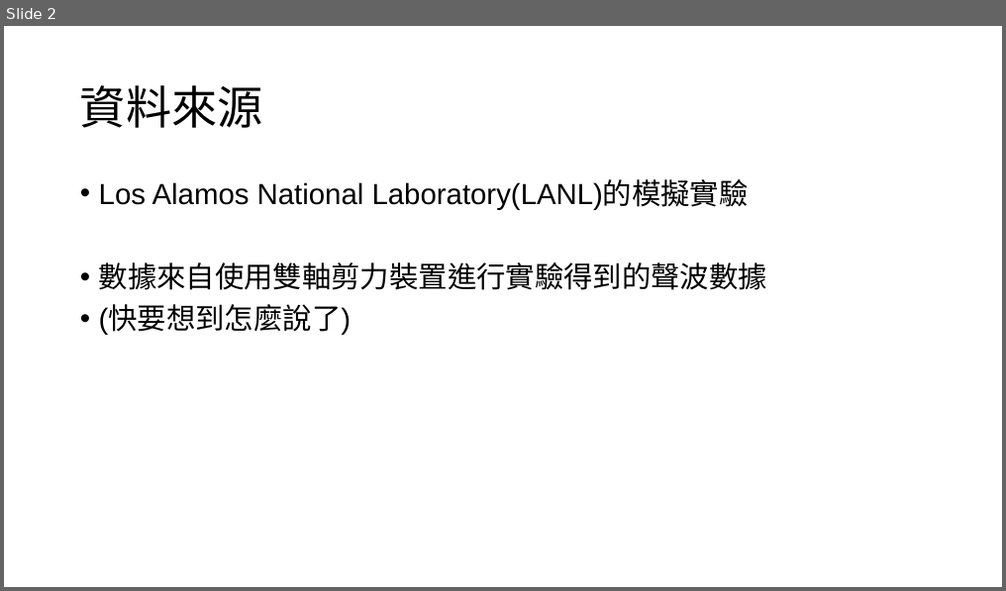
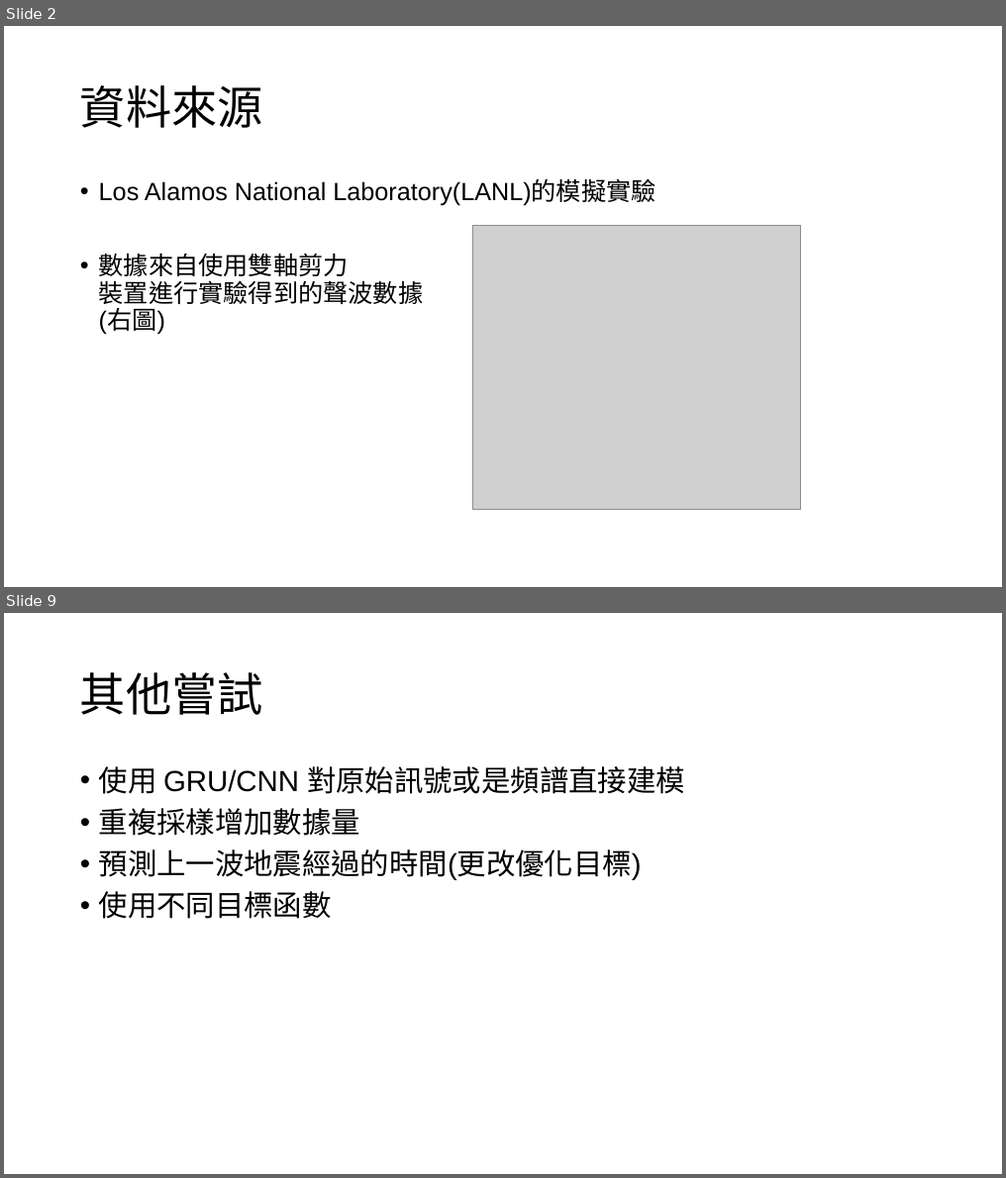
Before and after one commit to ept106354026/LANL-Earthquake-Prediction, a slide deck: 地震預測分析說明.pptx. Shown one above the other, each under a label of ours: slide 2 before the commit, slides 2 and 9 after it; the slides between them are not shown. The pictures are 1006x591 and 1006x1178 pixels, drawn with LibreOffice and Linux fonts; fonts in the diff are those of the drawing; grey boxes stand for pictures. Boxes give left, top, right and bottom in pixels: in the first picture for what was removed or moved away, otherwise in the second. Text is boxed around its words. In the diff, an @@ line names an element or a change of style, - is before the commit and + after.

```diff
--- a/地震預測分析說明.pptx
+++ b/地震預測分析說明.pptx
@@ slide 9 added at (4,613,1002,1174), background #FFFFFF @@
@@ title added at (80,672,263,715), 44 pt, text #000000 @@
+其他嘗試
@@ text added at (99,766,685,919), 28 pt, text #000000 @@
+• 使用 GRU/CNN 對原始訊號或是頻譜直接建模
+• 重複採樣增加數據量
+• 預測上一波地震經過的時間(更改優化目標)
+• 使用不同目標函數
@@ slide 2 changed as well @@
@@ text at (99,180,655,206): size 28 to 24 pt in "Los Alamos National Laboratory(LANL)的模擬實驗" @@
@@ picture added at (472,225,801,509) @@
@@ text at (99,253,424,335): text changed; size 28 to 24 pt @@
-• 數據來自使用雙軸剪力裝置進行實驗得到的聲波數據
-• (快要想到怎麼說了)
+• 數據來自使用雙軸剪力
+  裝置進行實驗得到的聲波數據
+  (右圖)
```
Also in this commit, not shown: 3 other slides changed, 5 other slides added, 1 slide removed.
